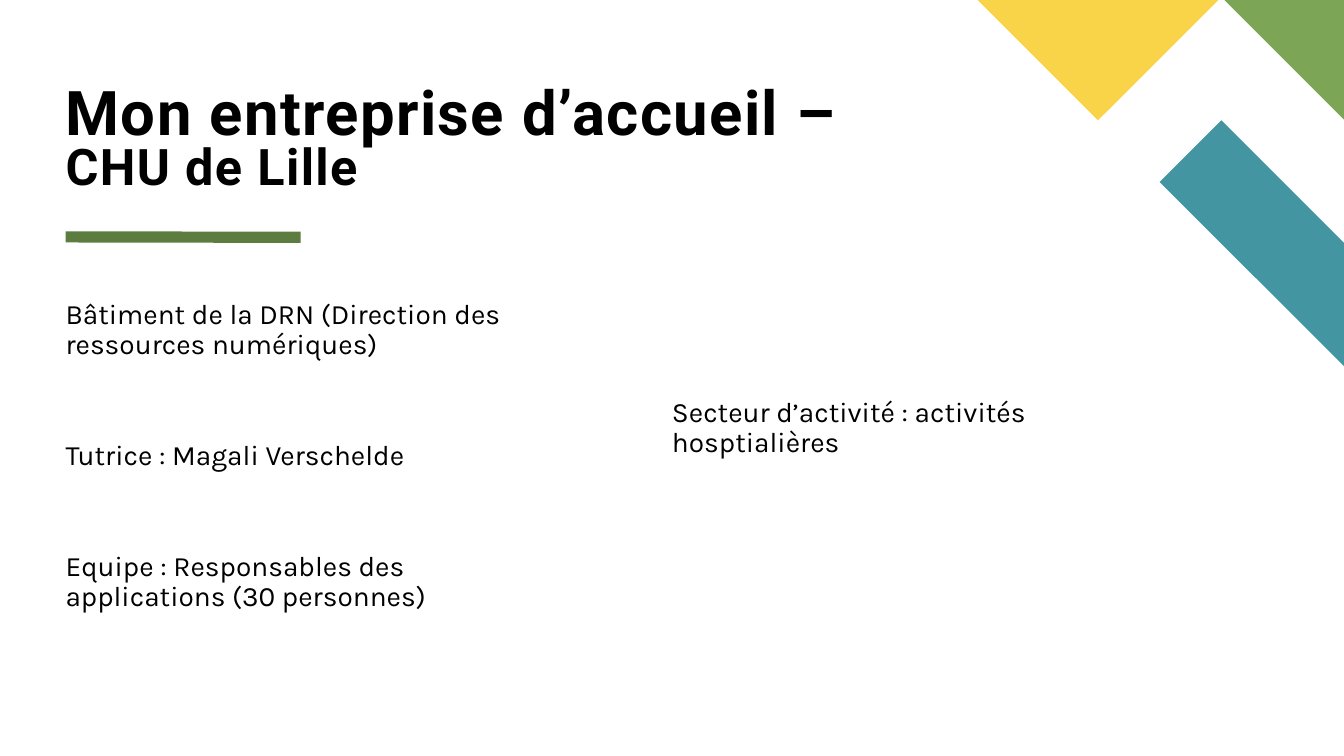
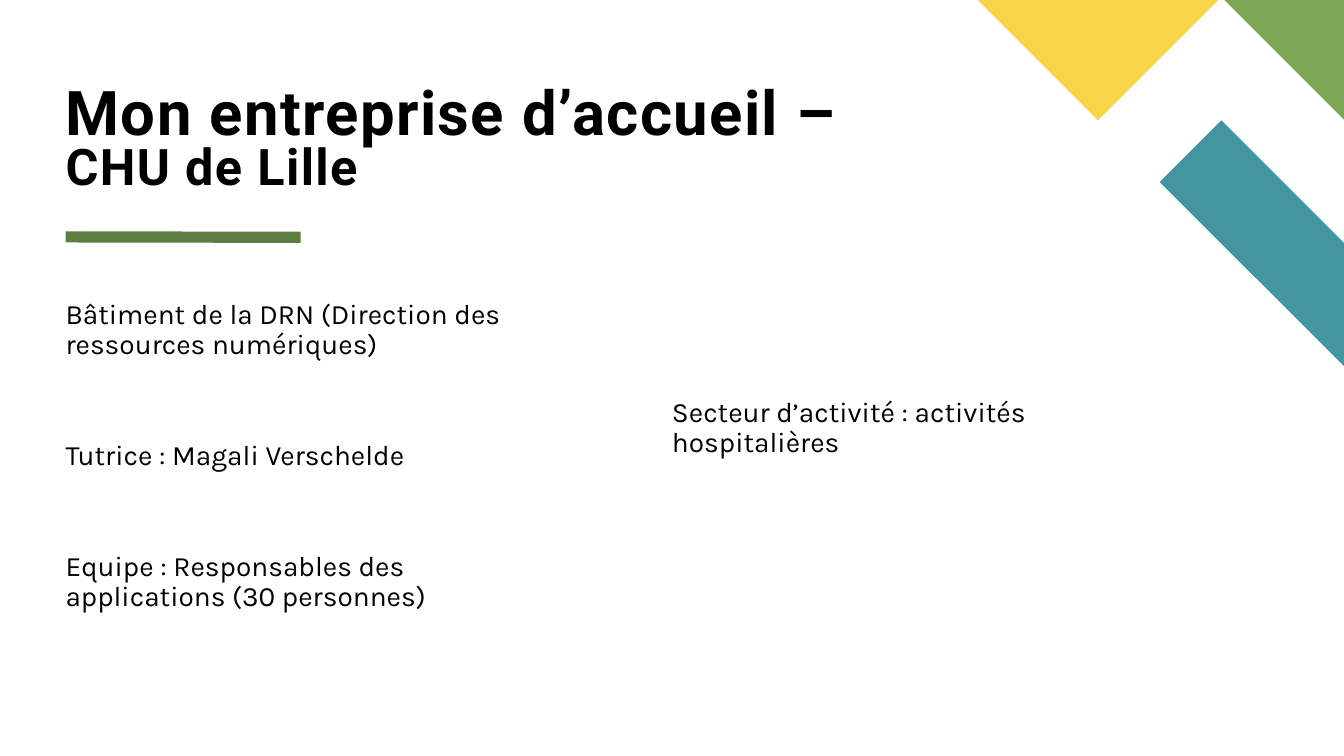
Before and after one commit to Xonodeh/Portfolio, a slide deck: slide 13 of public/documents portfolio/Epreuve E4 – Introduction à mon parcours.pptx (slide 11 before the commit). Drawn at 1344x756 pixels with LibreOffice and Linux fonts; fonts in the diff are those of the drawing. Boxes give left, top, right and bottom in pixels: in the first picture for what was removed or moved away, otherwise in the second. Text is boxed around its words. In the diff, an @@ line names an element or a change of style, - is before the commit and + after.

```diff
--- a/public/documents portfolio/Epreuve E4 – Introduction à mon parcours.pptx
+++ b/public/documents portfolio/Epreuve E4 – Introduction à mon parcours.pptx
@@ text at (x1=672, y1=400, x2=1026, y2=459): text changed @@
-Secteur d’activité : activités hosptialières
+Secteur d’activité : activités hospitalières
```
Also in this commit, not shown: 4 slides added, 1 other file.
